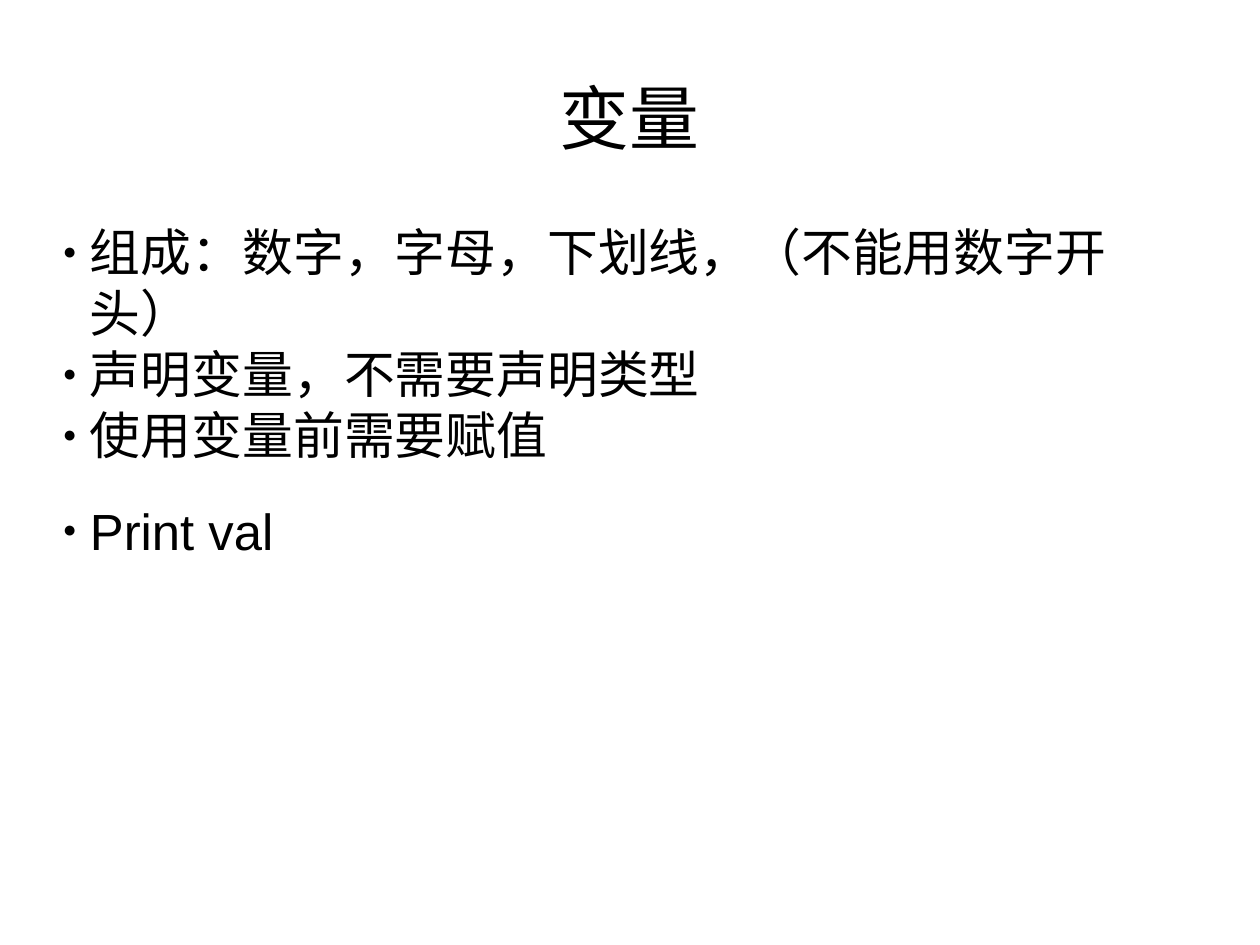
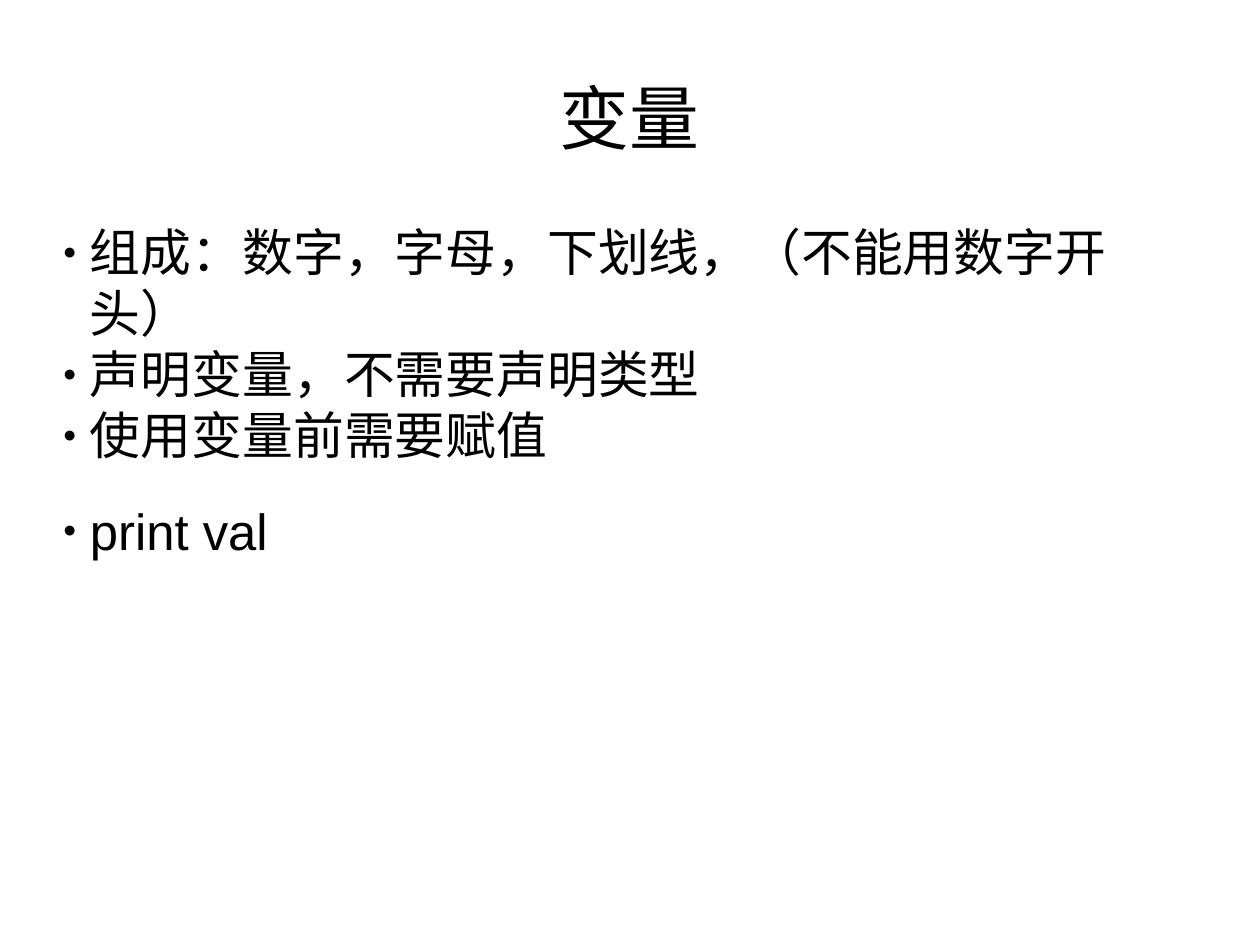
Before and after one commit to haolongzhangm/shell_my, a slide deck: slide 6 of unexeshell/tmp_use/python_l/0/p0.pptx. Drawn at 1260x945 pixels with LibreOffice and Linux fonts; fonts in the diff are those of the drawing. Boxes give left, top, right and bottom in pixels: in the first picture for what was removed or moved away, otherwise in the second. Text is boxed around its words. In the diff, an @@ line names an element or a change of style, - is before the commit and + after.

```diff
--- a/unexeshell/tmp_use/python_l/0/p0.pptx
+++ b/unexeshell/tmp_use/python_l/0/p0.pptx
@@ text at [90,513,268,560]: text changed @@
-● Print val
+● print val
```
Also in this commit, not shown: 6 other slides changed, 6 slides added.
